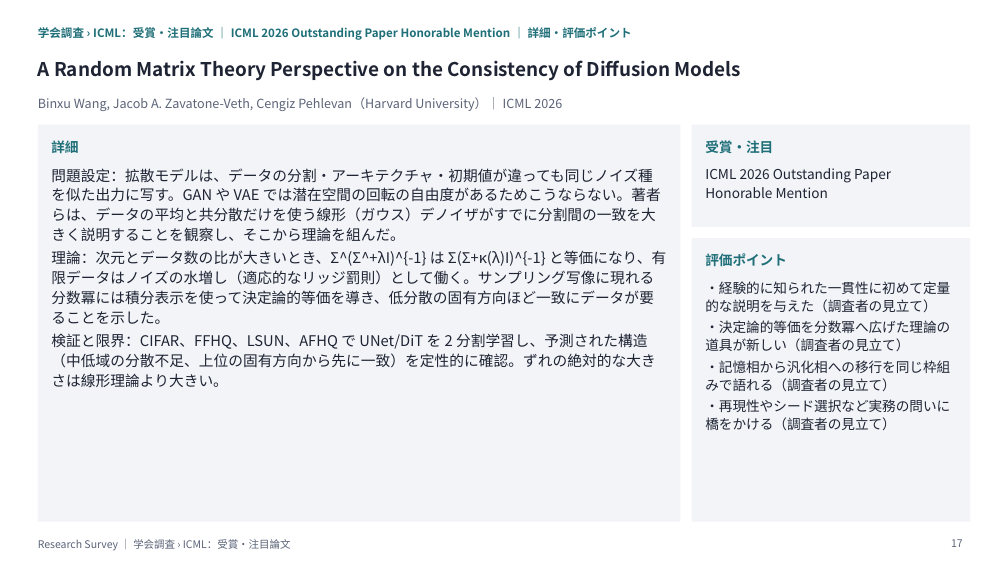
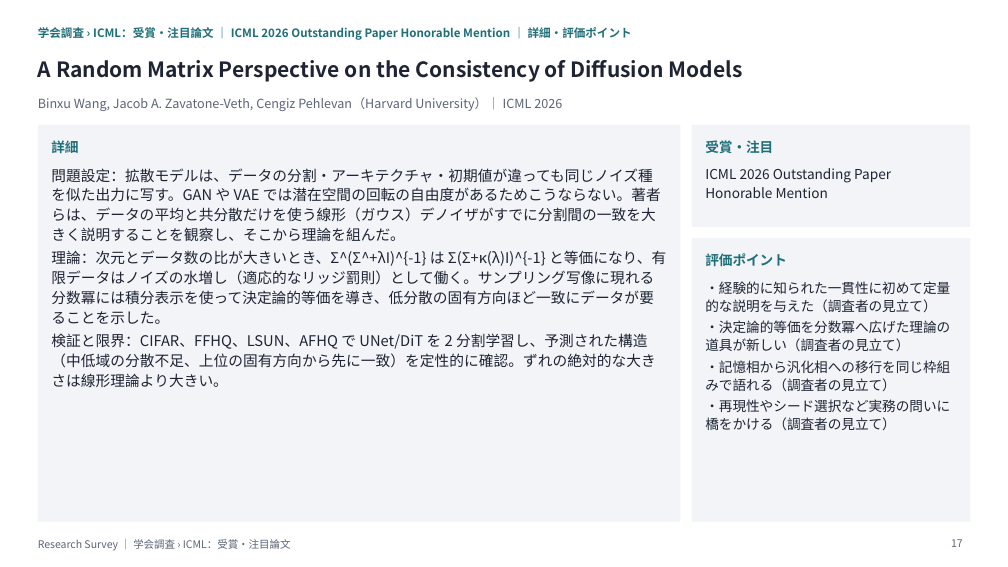
Before and after one commit to create-alt/researches, a slide deck: slide 17 of icml/icml.pptx. Drawn at 1008x567 pixels with LibreOffice and Linux fonts; fonts in the diff are those of the drawing. Boxes give left, top, right and bottom in pixels: in the first picture for what was removed or moved away, otherwise in the second. Text is boxed around its words. In the diff, an @@ line names an element or a change of style, - is before the commit and + after.

```diff
--- a/icml/icml.pptx
+++ b/icml/icml.pptx
@@ text at bbox=[38, 60, 743, 82]: text changed; size 18 to 20 pt @@
-A Random Matrix Theory Perspective on the Consistency of Diffusion Models
+A Random Matrix Perspective on the Consistency of Diffusion Models
```
Also in this commit, not shown: 14 other slides changed, 8 slides added, 27 other files.
